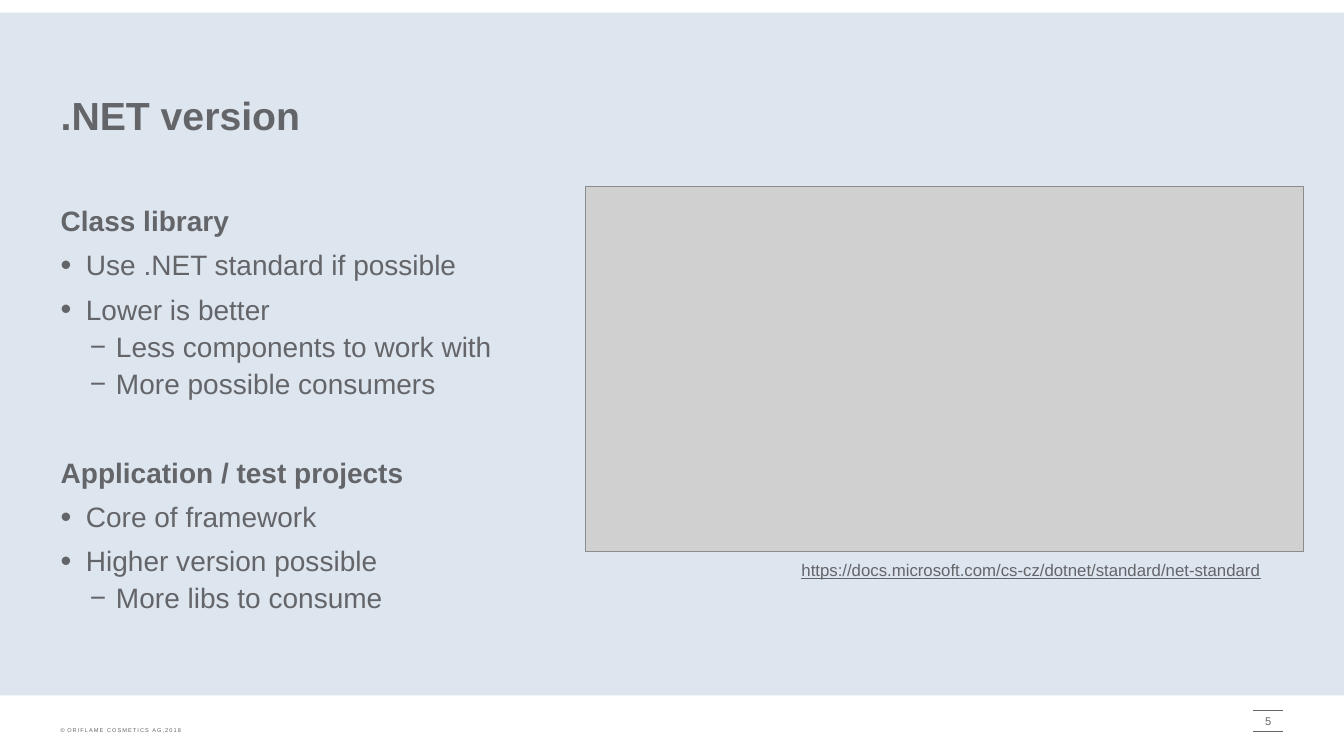
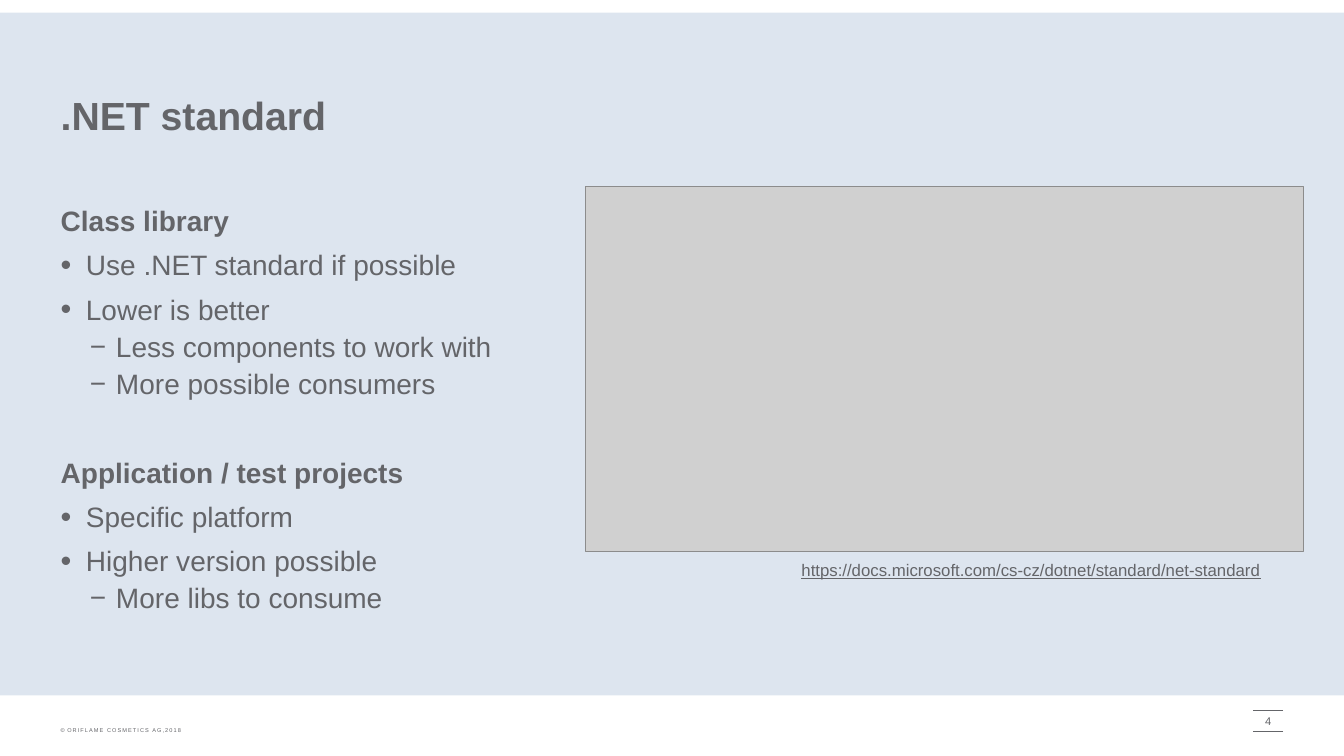
Before and after one commit to onpaj/coreintro, a slide deck: slide 4 of docs/CoreIntro.pptx (slide 5 before the commit). Drawn at 1344x756 pixels with LibreOffice and Linux fonts; fonts in the diff are those of the drawing; grey boxes stand for pictures; background and template pictures are left out. Boxes give left, top, right and bottom in pixels: in the first picture for what was removed or moved away, otherwise in the second. Text is boxed around its words. In the diff, an @@ line names an element or a change of style, - is before the commit and + after.

```diff
--- a/docs/CoreIntro.pptx
+++ b/docs/CoreIntro.pptx
@@ title at (61, 101, 326, 131): text changed @@
-.NET version
+.NET standard
@@ text at (86, 506, 293, 532): text changed @@
-• Core of framework
+• Specific platform
@@ page number at (1265, 717, 1271, 725): text changed @@
-5
+4
```
Also in this commit, not shown: 3 other slides changed, 9 slides added, 1 slide removed, 7 other files.
